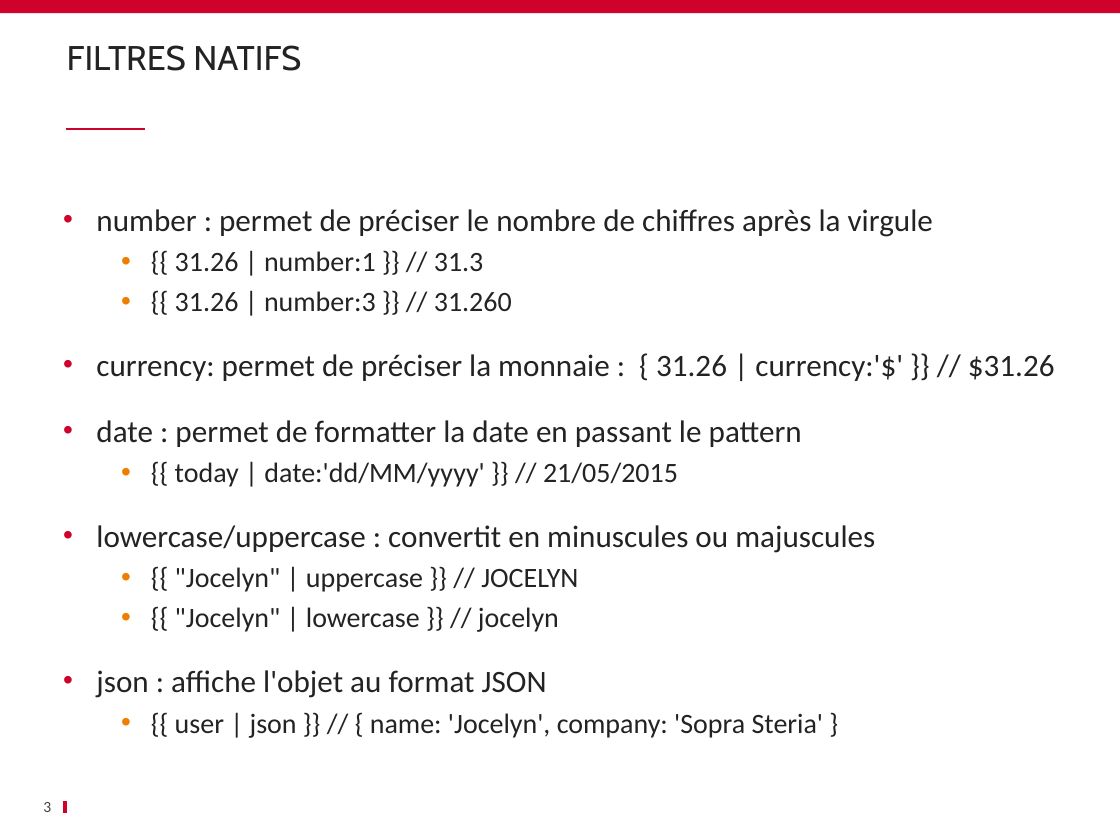
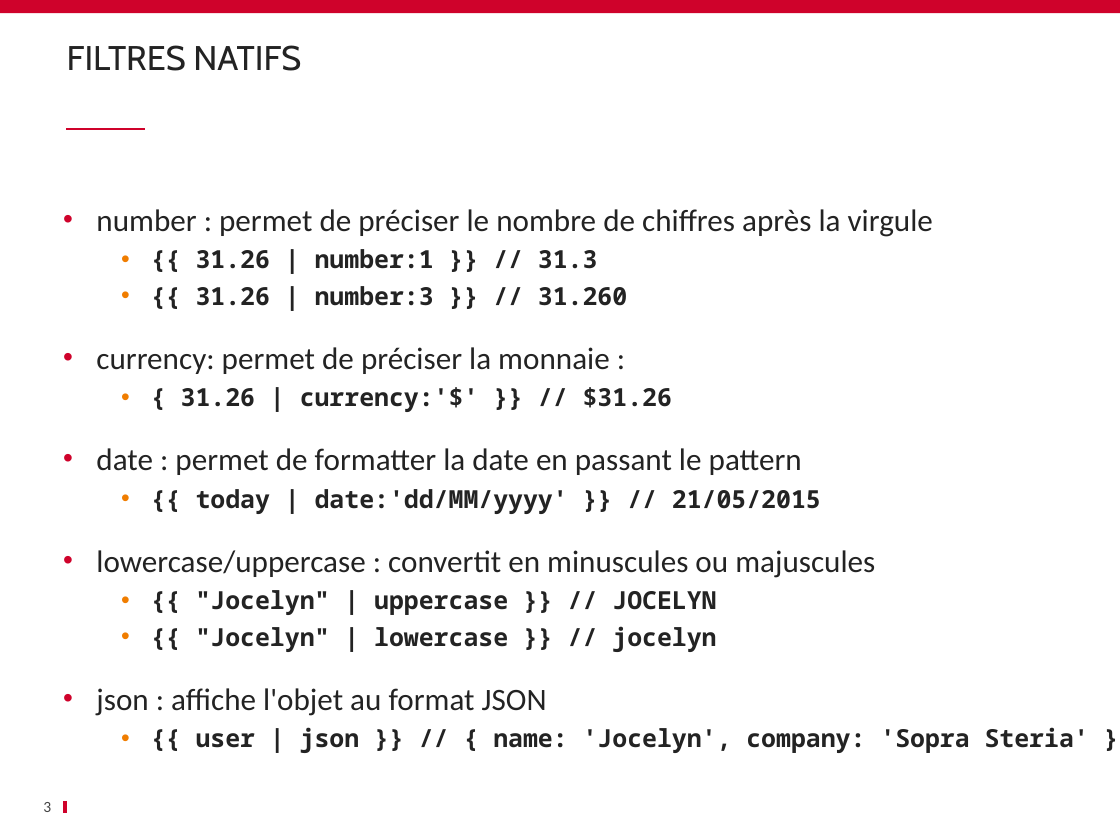
Before and after one commit to ycintre/formation-angularjs, a slide deck: slide 3 of 05 Built-in filters/Built-in filters.pptx. Drawn at 1120x840 pixels with LibreOffice and Linux fonts; fonts in the diff are those of the drawing; background and template pictures are left out. Boxes give left, top, right and bottom in pixels: in the first picture for what was removed or moved away, otherwise in the second. Text is boxed around its words. In the diff, an @@ line names an element or a change of style, - is before the commit and + after.

```diff
--- a/05 Built-in filters/Built-in filters.pptx
+++ b/05 Built-in filters/Built-in filters.pptx
@@ text at (196, 249, 1089, 753): size 18 to 16 pt, font Calibri to Noto Sans Mono, bold on in "{{ 31.26 | number:1 }} // 31.3", "{{ 31.26 | number:3 }} // 31.260", "{{ today | date:'dd/MM/yyyy' }} // 21/05/2015", "{{ "Jocelyn" | uppercase }} // JOCELYN" and 2 more places @@
@@ text at (96, 347, 672, 412): text changed @@
-• currency: permet de préciser la monnaie : { 31.26 | currency:'$' }} // $31.26
+• currency: permet de préciser la monnaie :
+  • { 31.26 | currency:'$' }} // $31.26
```
Also in this commit, not shown: 4 other slides changed.
